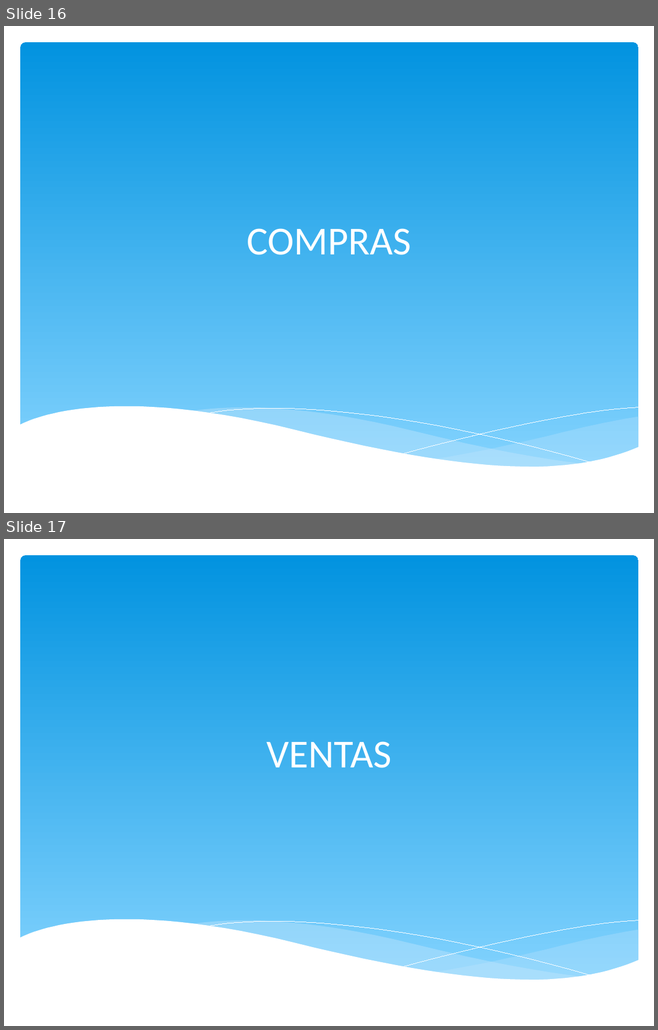
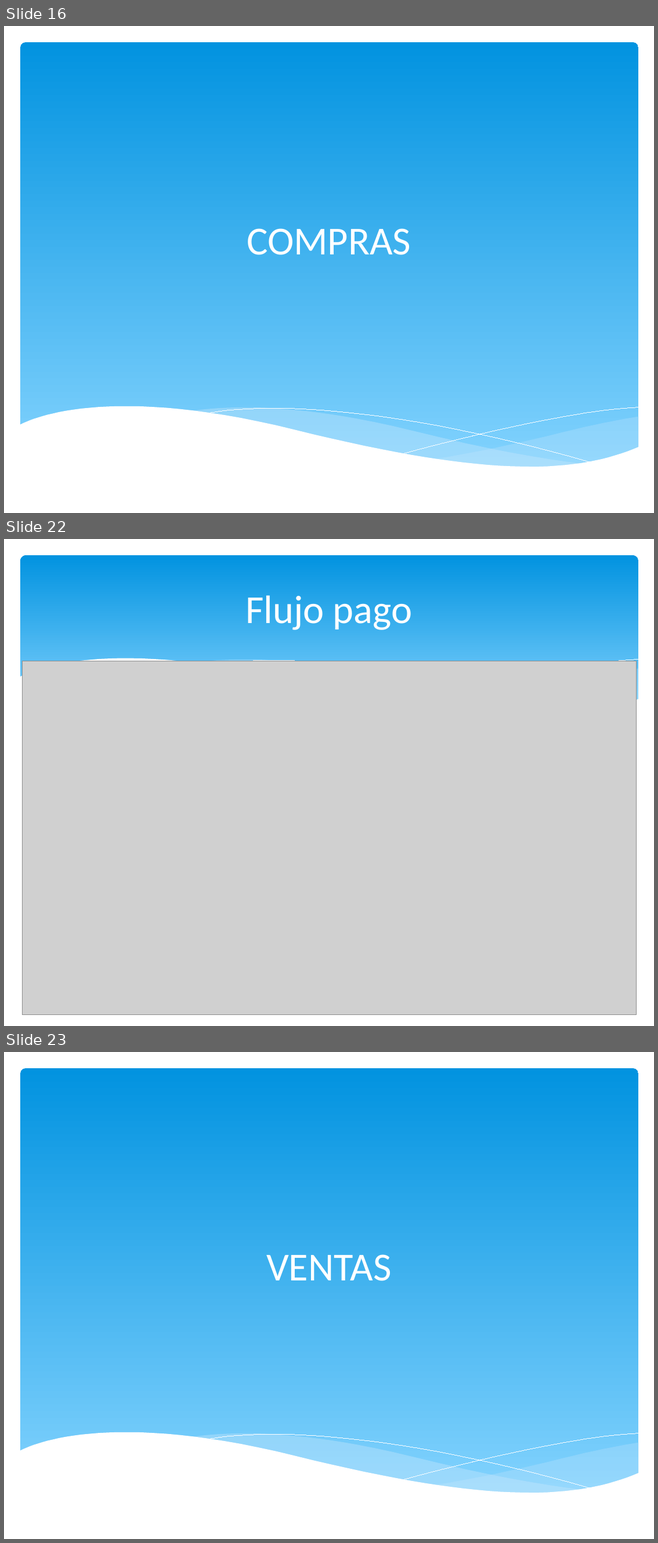
Before and after one commit to igodeveloper/infocomedor, a slide deck: presentacion/INFOCOMEDOR - PPT.pptx. Shown one above the other, each under a label of ours: slides 16 and 17 before the commit, slides 16, 22 and 23 after it; the slides between them are not shown. The pictures are 658x1030 and 658x1543 pixels, drawn with LibreOffice and Linux fonts; fonts in the diff are those of the drawing; grey boxes stand for pictures. Boxes give left, top, right and bottom in pixels: in the first picture for what was removed or moved away, otherwise in the second. Text is boxed around its words. In the diff, an @@ line names an element or a change of style, - is before the commit and + after.

```diff
--- a/presentacion/INFOCOMEDOR - PPT.pptx
+++ b/presentacion/INFOCOMEDOR - PPT.pptx
@@ slide 22 added at (4, 539, 654, 1026), background #FFFFFF @@
@@ rounded rectangle added at (20, 555, 638, 730), fill gradient #0293E0 to #83D3FE @@
@@ title added at (245, 595, 412, 630), 44 pt, text #FFFFFF @@
+Flujo pago
@@ group added at (19, 658, 639, 752): 5 freeform shapes @@
@@ picture added at (22, 661, 636, 1015) @@
@@ what was slide 17 is now slide 23 @@
```
Also in this commit, not shown: 12 other slides added.
